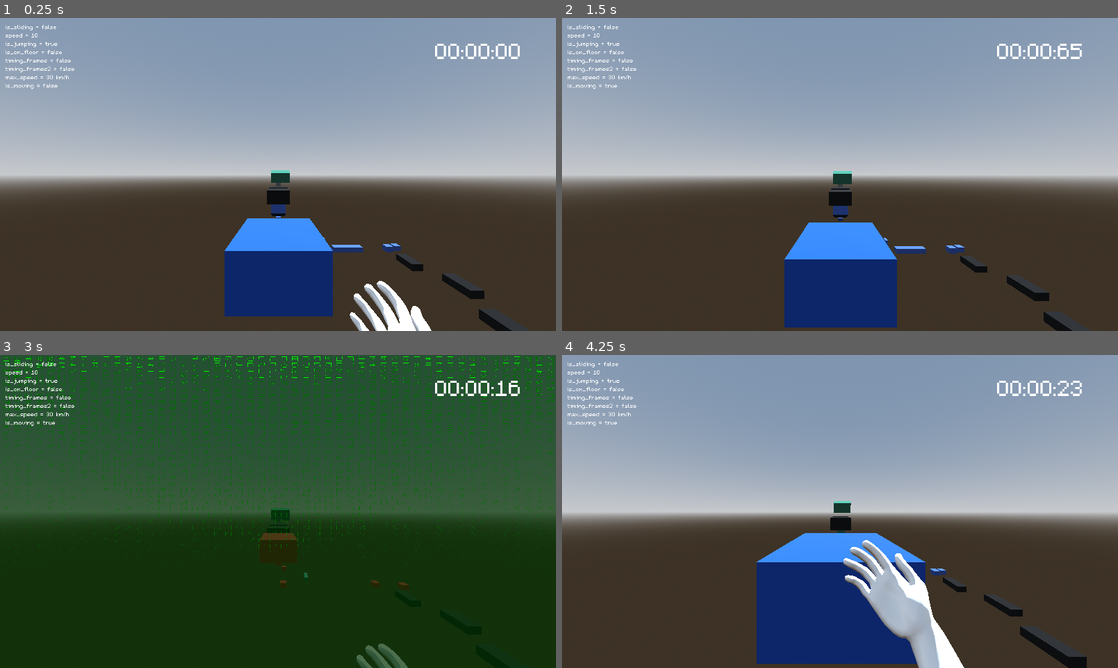
Above: before the commit, frames 1-4 (two rows, left to right).
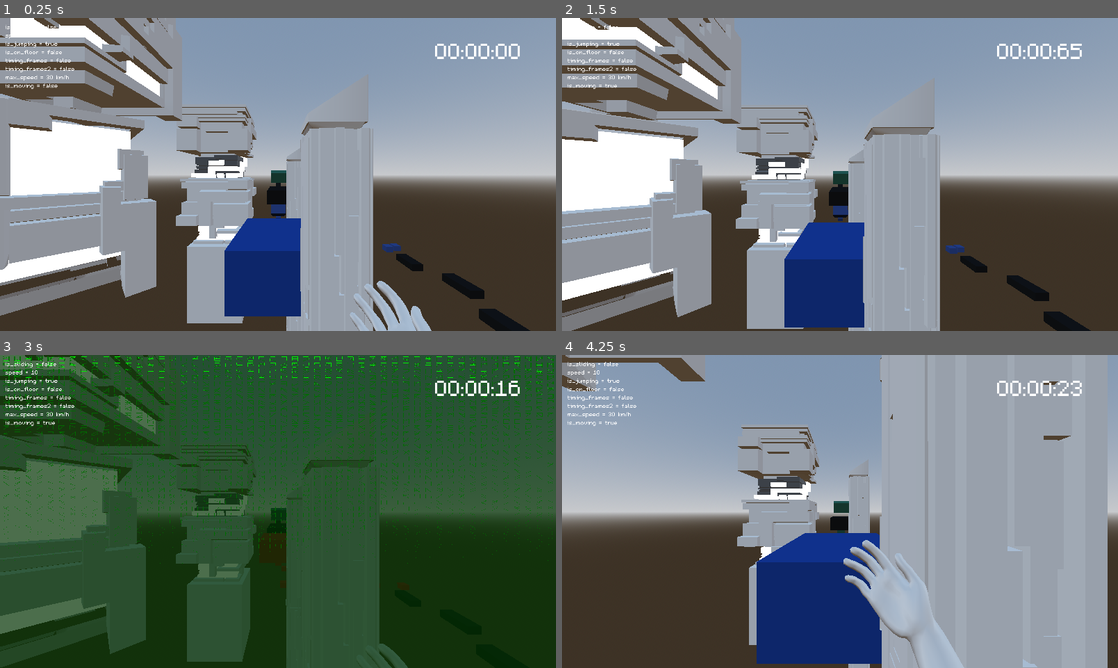
Above: after the commit, the same moments.

Repository: VanixWasTaken/Netrunner
Game: Godot game, scene res://Scenes and Scripts/Blockout_level.tscn
The game is run twice, just before and just after one commit, with the same random seed, the same clock (stepped at 60 frames per second) and the same inputs. This scene is started directly instead of the project's main scene.
Inputs (mouse positions are in pixels of both pictures, inside the frame that each line leads up to):
- Up to frame 1 (0.25 s): no input
- Up to frame 2 (1.5 s): move the mouse to (867, 174) at 0.52 s; press the mouse at (867, 174) at 0.53 s; hold W (forward) from 0.53 s (still down); tap Space (jump) at 0.77 s; move the mouse to (812, 174) at 1.27 s; release the mouse at (812, 174) at 1.28 s; right-click (812, 174) at 1.35 s
- Up to frame 3 (3 s): keep holding W (forward); tap Space (jump) at 1.52 s; move the mouse to (289, 505) at 2.02 s; hold Shift (slide) 2.03-2.78 s; move the mouse to (272, 517) at 2.77 s; click (272, 517) at 2.85 s
- Up to frame 4 (4.25 s): keep holding W (forward); tap Space (jump) at 3.02, 3.77 s; move the mouse to (878, 514) at 3.52 s; hold Right mouse button (mouse_right) from 3.53 s (still down)

The runs differ from the first frame. In frame 1, 36% of the frame differs, in the area x 0-96%, y 0-100%; in frame 2, 37%; in frame 3, 29%; in frame 4, 30%.

Commit message:
MaxTest

Diff:
--- a/Scenes and Scripts/Blockout_level.tscn
+++ b/Scenes and Scripts/Blockout_level.tscn
@@ -1,10 +1,15 @@
-[gd_scene load_steps=26 format=3 uid="uid://djhvt6wes04c8"]
+[gd_scene load_steps=31 format=3 uid="uid://djhvt6wes04c8"]
 
 [ext_resource type="PackedScene" uid="uid://bkpdmnusfa7ap" path="res://Scenes and Scripts/player.tscn" id="1_ldh5i"]
 [ext_resource type="Script" path="res://Scenes and Scripts/blockout_level.gd" id="1_yrhcu"]
 [ext_resource type="PackedScene" uid="uid://bbcdnjev6jaj" path="res://Scenes and Scripts/scene_transition.tscn" id="3_ouy7m"]
 [ext_resource type="PackedScene" uid="uid://4insc2kscl3n" path="res://Scenes and Scripts/match_end.tscn" id="4_fjml0"]
 [ext_resource type="FontFile" uid="uid://bc1ipdctbgo7s" path="res://Assets/Fonts/m5x7.ttf" id="4_lckte"]
+[ext_resource type="PackedScene" uid="uid://bhlu2hfqkb20a" path="res://Assets/Mesh/GroundTiles/shell_plattform.glb" id="6_recsu"]
+[ext_resource type="PackedScene" uid="uid://dhypbbr4bbi5r" path="res://Assets/Mesh/PortalFrame.glb" id="7_nkja3"]
+[ext_resource type="PackedScene" uid="uid://dgtbgm0bn32x4" path="res://Assets/Mesh/FragmentTowerBig.glb" id="8_h63co"]
+[ext_resource type="PackedScene" uid="uid://cfpucdgs1gjok" path="res://Assets/Mesh/FragmentTower.glb" id="9_ov6y5"]
+[ext_resource type="PackedScene" uid="uid://jtjir84osv40" path="res://Assets/Mesh/FragmentCube01.glb" id="10_xgtph"]
 
 [sub_resource type="ProceduralSkyMaterial" id="ProceduralSkyMaterial_5c3df"]
 sky_horizon_color = Color(0.64625, 0.65575, 0.67075, 1)
@@ -74,6 +79,7 @@
 
 [node name="DirectionalLight3D" type="DirectionalLight3D" parent="."]
 transform = Transform3D(-0.866023, -0.433016, 0.250001, 0, 0.499998, 0.866027, -0.500003, 0.749999, -0.43301, 0, 0, 0)
+visible = false
 shadow_enabled = true
 
 [node name="WorldEnvironment" type="WorldEnvironment" parent="."]
@@ -405,8 +411,33 @@
 theme_override_font_sizes/font_size = 120
 text = "00:00:00"
 
+[node name="Assets" type="Node3D" parent="."]
+
+[node name="shell_plattform" parent="Assets" instance=ExtResource("6_recsu")]
+transform = Transform3D(1, 0, 0, 0, 1, 0, 0, 0, 1, -3.71983, 0.761607, 9.04172)
+visible = false
+
+[node name="PortalFrame2" parent="Assets" instance=ExtResource("7_nkja3")]
+transform = Transform3D(2, 0, 0, 0, 2, 0, 0, 0, 2, 71.288, -47.0853, -10.548)
+
+[node name="FragmentTowerBig" parent="Assets" instance=ExtResource("8_h63co")]
+transform = Transform3D(1.5, 0, 0, 0, 1.5, 0, 0, 0, 1.5, -3.81112, -1.70367, -2.26766)
+
+[node name="FragmentTower" parent="Assets" instance=ExtResource("9_ov6y5")]
+transform = Transform3D(-1, 0, -8.74228e-08, 0, 1, 0, 8.74228e-08, 0, -1, 9.72097, 3.78884, -25.1866)
+
+[node name="FragmentTower2" parent="Assets" instance=ExtResource("9_ov6y5")]
+transform = Transform3D(-1, 0, -8.74228e-08, 0, 1, 0, 8.74228e-08, 0, -1, 9.72097, 3.78884, -11.5171)
+
+[node name="FragmentCube012" parent="Assets" instance=ExtResource("10_xgtph")]
+transform = Transform3D(1, 0, 0, 0, 1, 0, 0, 0, 1, -11.6626, 9.69581, 8.53643)
+
+[node name="FragmentCube013" parent="Assets" instance=ExtResource("10_xgtph")]
+transform = Transform3D(-0.508272, 0, -0.50996, 0, 0.72, 0, 0.50996, 0, -0.508272, -9.85168, 4.30215, -2.14725)
+
 [connection signal="body_entered" from="DeathArea" to="." method="_on_death_area_body_entered"]
 [connection signal="body_entered" from="Goal" to="." method="_on_goal_body_entered"]
 
 [editable path="SceneTransition"]
 [editable path="Goal/WinScreen/MatchEnd"]
+[editable path="Assets/shell_plattform"]
--- /dev/null
+++ b/Shader/Materials/EmissionGreen.tres
@@ -0,0 +1,6 @@
+[gd_resource type="StandardMaterial3D" format=3 uid="uid://cb5ry2b2c4uni"]
+
+[resource]
+emission_enabled = true
+emission = Color(0, 0.750112, 0.352161, 1)
+emission_energy_multiplier = 10.3
Binary file added: Assets/Mesh/Cables01.glb
Not shown, added: Assets/Mesh/Cables01.glb.import
Binary file added: Assets/Mesh/Cables02.glb
Not shown, added: Assets/Mesh/Cables02.glb.import
Binary file added: Assets/Mesh/FragmentCube01.glb
Not shown, added: Assets/Mesh/FragmentCube01.glb.import
Binary file added: Assets/Mesh/FragmentCube02.glb
Not shown, added: Assets/Mesh/FragmentCube02.glb.import
Binary file added: Assets/Mesh/FragmentTower.glb
Not shown, added: Assets/Mesh/FragmentTower.glb.import
Binary file added: Assets/Mesh/FragmentTowerBig.glb
Not shown, added: Assets/Mesh/FragmentTowerBig.glb.import
(and 174 more such lines)
